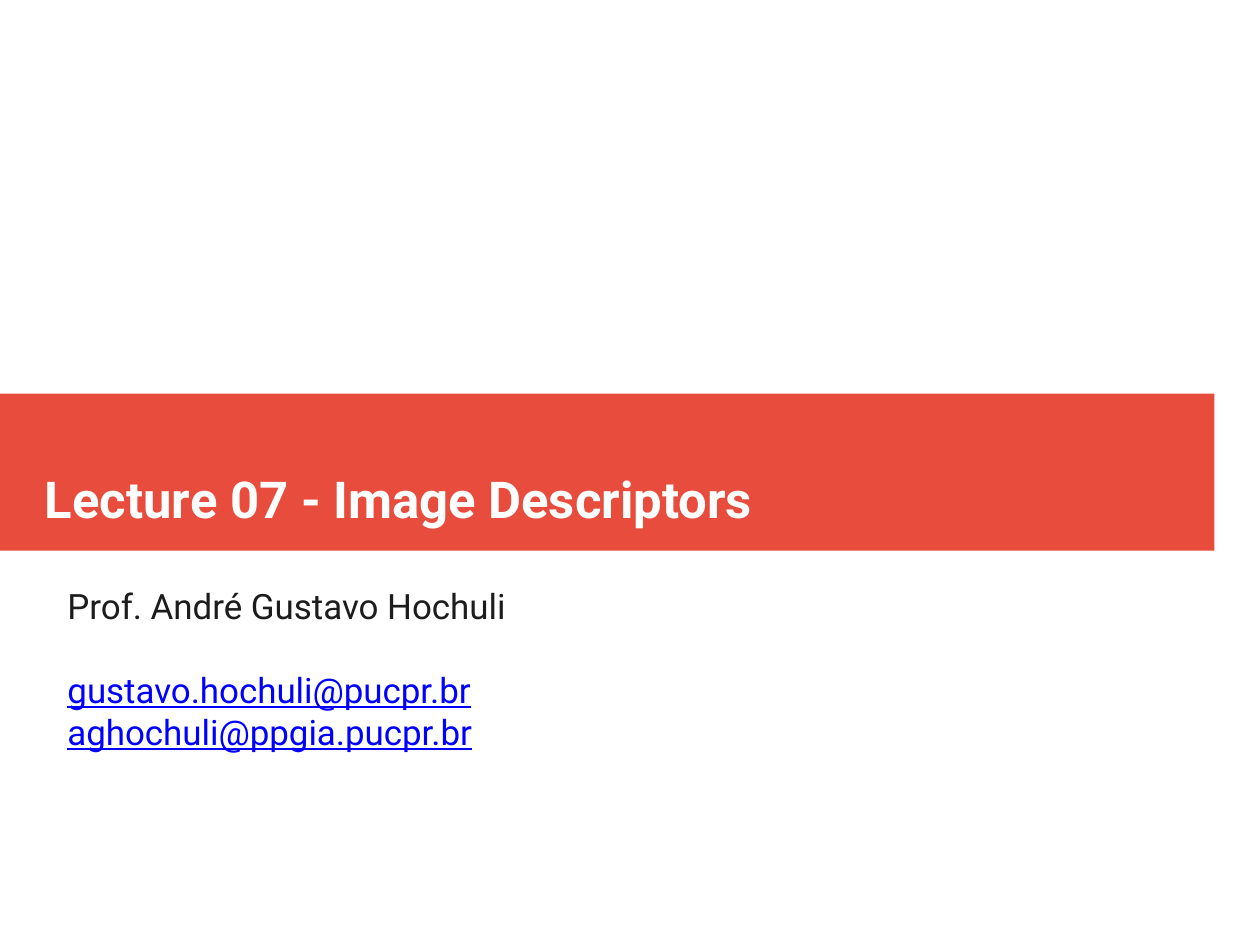
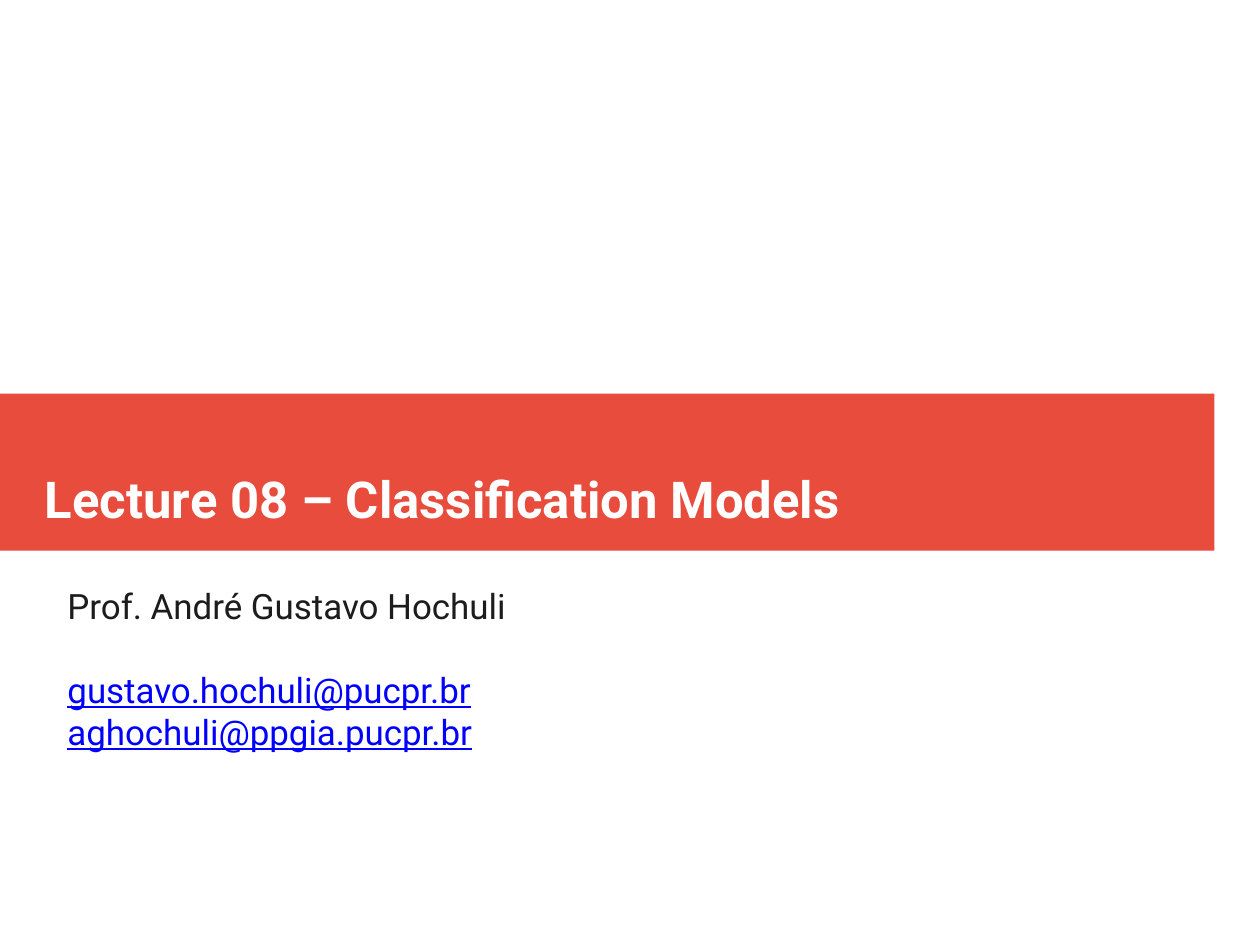
Before and after one commit to andrehochuli/teaching, a slide deck: slide 1 of ComputerVision/Lecture 08 - Classification/Lecture 08 - Classification.pptx. Drawn at 1260x945 pixels with LibreOffice and Linux fonts; fonts in the diff are those of the drawing. Boxes give left, top, right and bottom in pixels: in the first picture for what was removed or moved away, otherwise in the second. Text is boxed around its words. In the diff, an @@ line names an element or a change of style, - is before the commit and + after.

```diff
--- a/ComputerVision/Lecture 08 - Classification/Lecture 08 - Classification.pptx
+++ b/ComputerVision/Lecture 08 - Classification/Lecture 08 - Classification.pptx
@@ text at [45,479,840,519]: text changed @@
-Lecture 07 - Image Descriptors
+Lecture 08 – Classification Models
```
Also in this commit, not shown: 3 other slides changed, 19 slides added, 5 slides removed.
